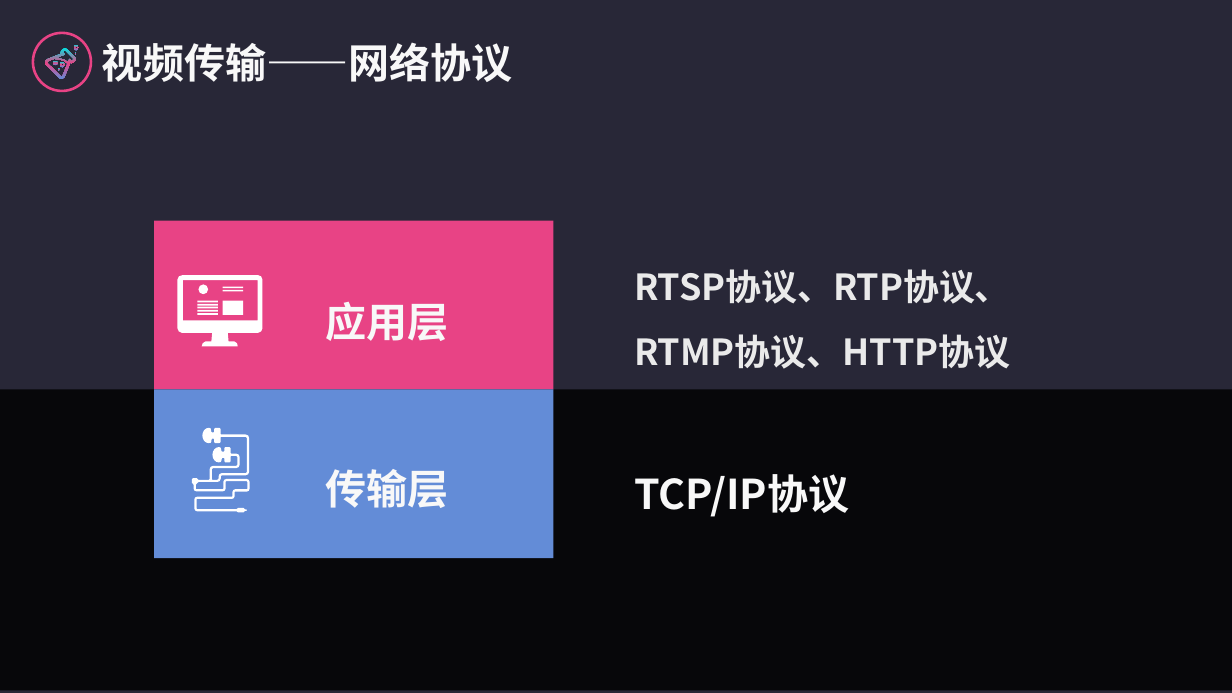
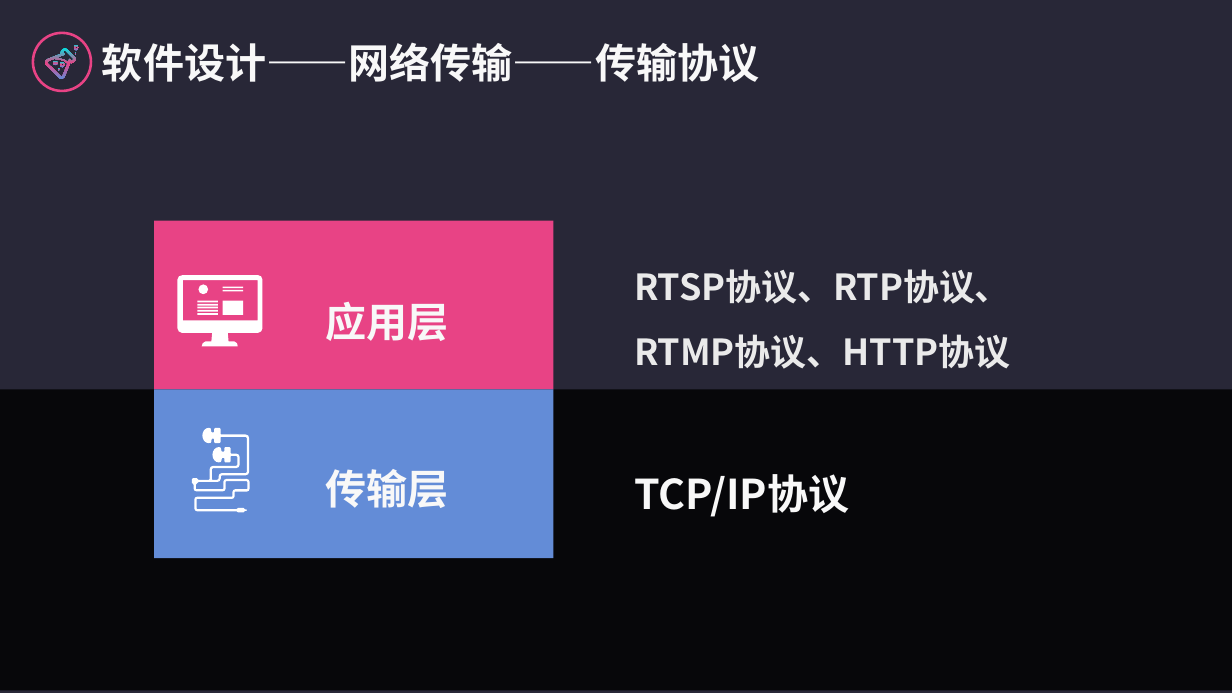
Before and after one commit to logic-basic/Graduation_Project, a slide deck: slide 18 of 答辩演示-党家翮.pptx (slide 11 before the commit). Drawn at 1232x693 pixels with LibreOffice and Linux fonts; fonts in the diff are those of the drawing. Boxes give left, top, right and bottom in pixels: in the first picture for what was removed or moved away, otherwise in the second. Text is boxed around its words. In the diff, an @@ line names an element or a change of style, - is before the commit and + after.

```diff
--- a/答辩演示-党家翮.pptx
+++ b/答辩演示-党家翮.pptx
@@ text at box(102, 42, 760, 82): text changed @@
-视频传输——网络协议
+软件设计——网络传输——传输协议
```
Also in this commit, not shown: 5 other slides changed, 7 slides added, 6 slides removed.
